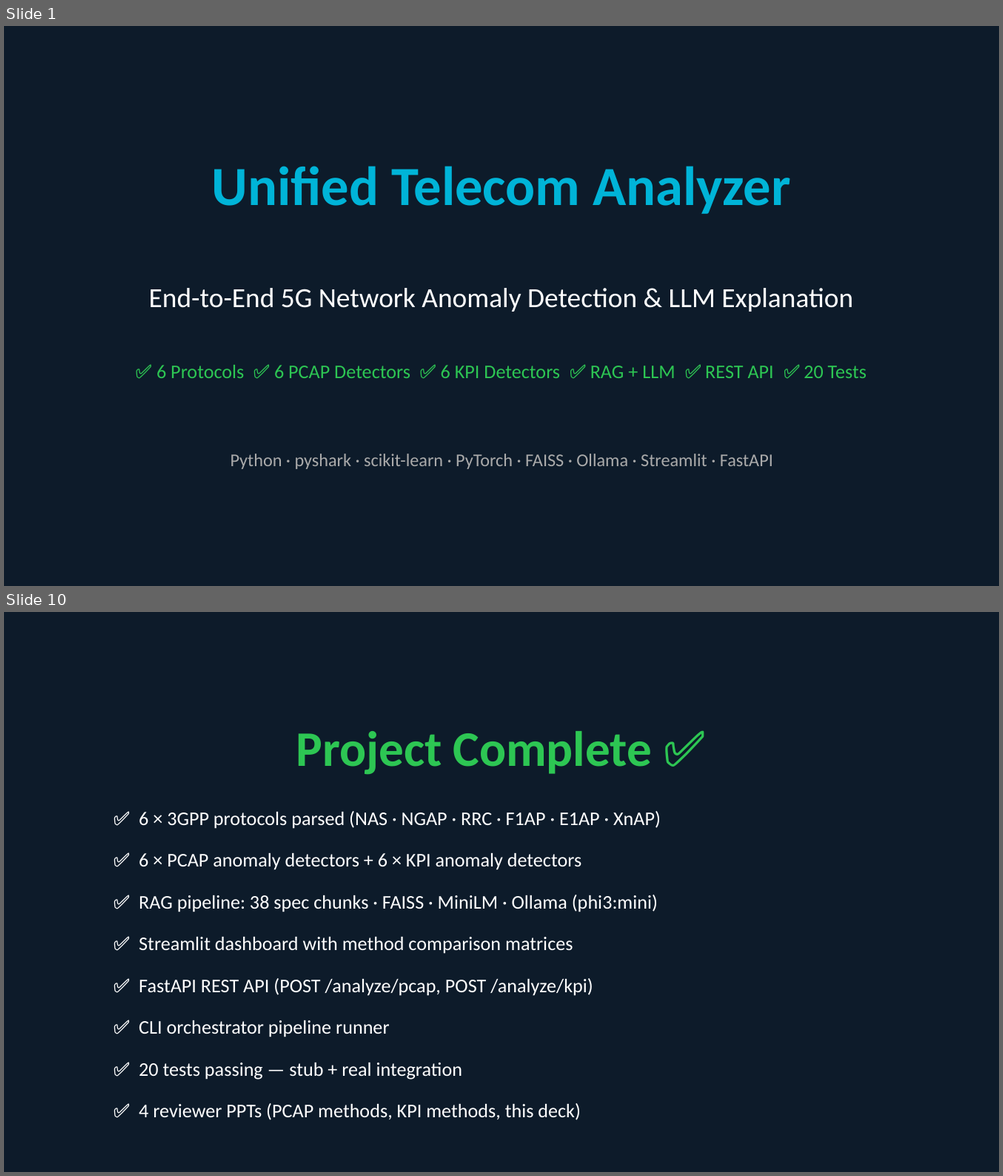
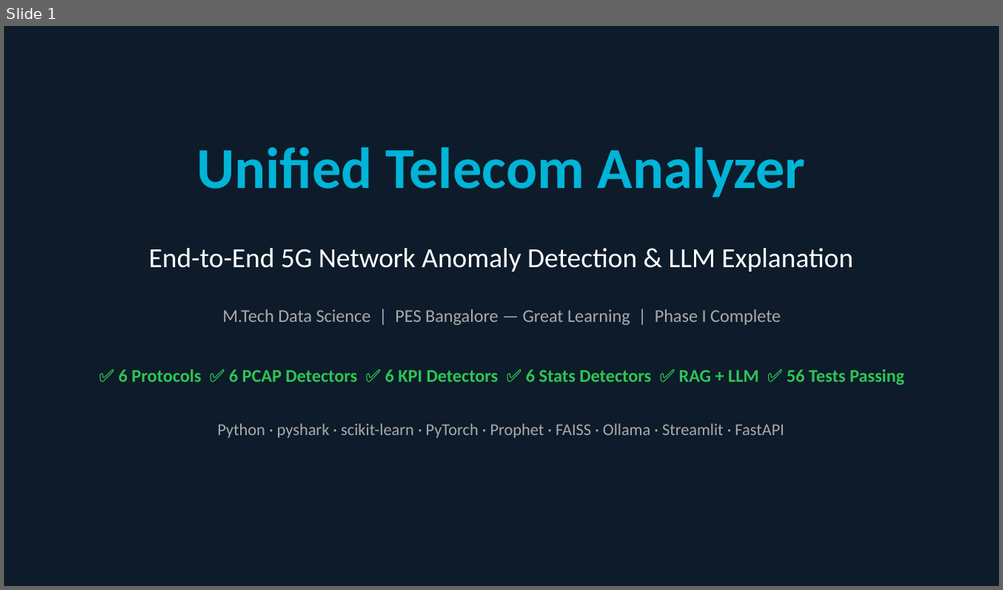
Before and after one commit to vikasrai-tech/telecom-analyzer, a slide deck: docs/Project_Overview_Final.pptx. Shown one above the other, each under a label of ours: slides 1 and 10 before the commit, slide 1 after it; the slides between them are not shown. The pictures are 1003x1176 and 1003x590 pixels, drawn with LibreOffice and Linux fonts; fonts in the diff are those of the drawing. Boxes give left, top, right and bottom in pixels: in the first picture for what was removed or moved away, otherwise in the second. Text is boxed around its words. In the diff, an @@ line names an element or a change of style, - is before the commit and + after.

Commit message:
docs: regenerate final PPT — 12 slides, Phase I complete
Updated: 56 tests (was 20), Stats detection slide, MLOps/Feedback slide,
Demo Flow slide, updated Q&A, summary reflects all 18 detectors.

```diff
--- a/docs/Project_Overview_Final.pptx
+++ b/docs/Project_Overview_Final.pptx
@@ slide 10 removed at (4,612,999,1172), background #0D1B2A @@
@@ text removed at (296,731,652,775) @@
-Project Complete ✅
@@ text removed at (139,811,660,829) @@
-✅ 6 × 3GPP protocols parsed (NAS · NGAP · RRC · F1AP · E1AP · XnAP)
@@ text removed at (139,853,581,870) @@
-✅ 6 × PCAP anomaly detectors + 6 × KPI anomaly detectors
@@ text removed at (139,895,657,912) @@
-✅ RAG pipeline: 38 spec chunks · FAISS · MiniLM · Ollama (phi3:mini)
@@ text removed at (139,937,572,954) @@
-✅ Streamlit dashboard with method comparison matrices
@@ text removed at (139,978,593,996) @@
-✅ FastAPI REST API (POST /analyze/pcap, POST /analyze/kpi)
@@ text removed at (139,1020,389,1038) @@
-✅ CLI orchestrator pipeline runner
@@ text removed at (139,1063,462,1080) @@
-✅ 20 tests passing — stub + real integration
@@ text removed at (139,1103,580,1120) @@
-✅ 4 reviewer PPTs (PCAP methods, KPI methods, this deck)
@@ slide 1 changed as well @@
@@ text "Unified Telecom Analyzer": place and size @@
-text "Unified Telecom Analyzer" at (212,166,791,214)
+text "Unified Telecom Analyzer" at (197,147,805,198)
@@ text "Unified Telecom Analyzer" at (197,147,805,198): size 40 to 42 pt @@
@@ text "End-to-End 5G Network Anomaly Detection ...": place and size @@
-text "End-to-End 5G Network Anomaly Detection ..." at (149,288,853,312)
+text "End-to-End 5G Network Anomaly Detection ..." at (149,248,853,272)
@@ text added at (222,309,780,325), 13 pt, text #AAAAAA @@
+M.Tech Data Science | PES Bangalore — Great Learning | Phase I Complete
@@ text at (119,369,904,385): text changed; size 14 to 13 pt; bold on @@
-✅ 6 Protocols ✅ 6 PCAP Detectors ✅ 6 KPI Detectors ✅ RAG + LLM ✅ REST API ✅ 20 Tests
+✅ 6 Protocols ✅ 6 PCAP Detectors ✅ 6 KPI Detectors ✅ 6 Stats Detectors ✅ RAG + LLM ✅ 56 Tests Passing
@@ text at (217,423,784,438): text changed; size 13 to 12 pt @@
-Python · pyshark · scikit-learn · PyTorch · FAISS · Ollama · Streamlit · FastAPI
+Python · pyshark · scikit-learn · PyTorch · Prophet · FAISS · Ollama · Streamlit · FastAPI
```
Also in this commit, not shown: 7 other slides changed, 4 slides added, 1 other slide removed, 1 other file.
